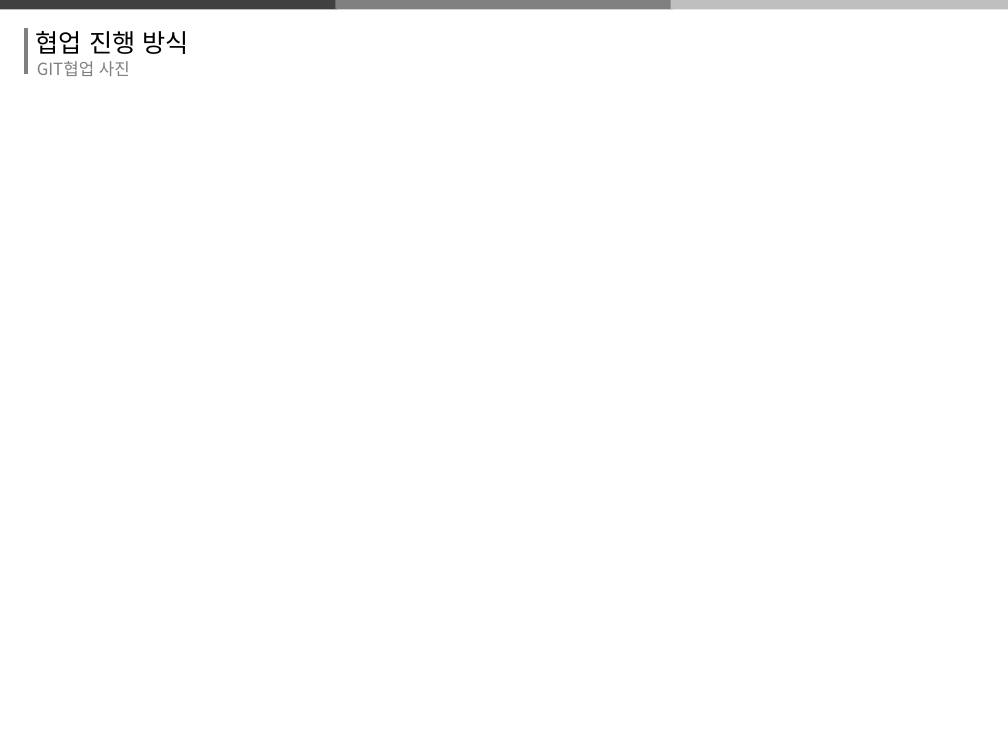
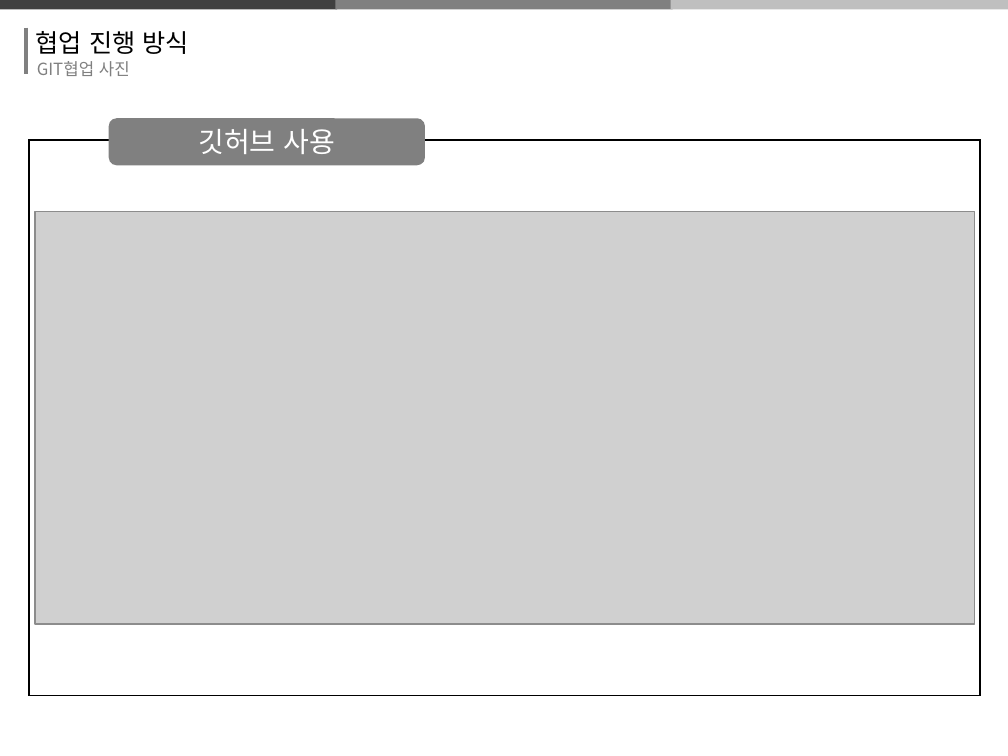
Before and after one commit to thrk941106/2018system_programming, a slide deck: slide 21 of 시프ppt 제작중.pptx. Drawn at 1008x756 pixels with LibreOffice and Linux fonts; fonts in the diff are those of the drawing; grey boxes stand for pictures. Boxes give left, top, right and bottom in pixels: in the first picture for what was removed or moved away, otherwise in the second. Text is boxed around its words. In the diff, an @@ line names an element or a change of style, - is before the commit and + after.

```diff
--- a/시프ppt 제작중.pptx
+++ b/시프ppt 제작중.pptx
@@ rounded rectangle added at (109, 118, 425, 165), fill #808080, 20 pt, text #FFFFFF @@
+깃허브 사용
@@ rectangle added at (29, 140, 981, 696), outline #000000 1 pt @@
@@ picture added at (35, 212, 975, 624) @@
```
Also in this commit, not shown: 5 other slides changed.
